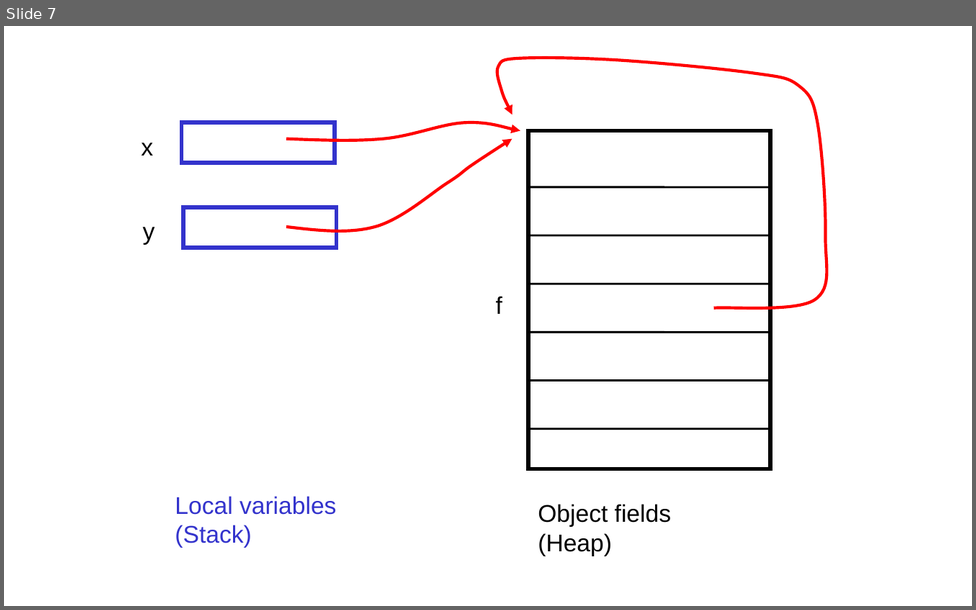
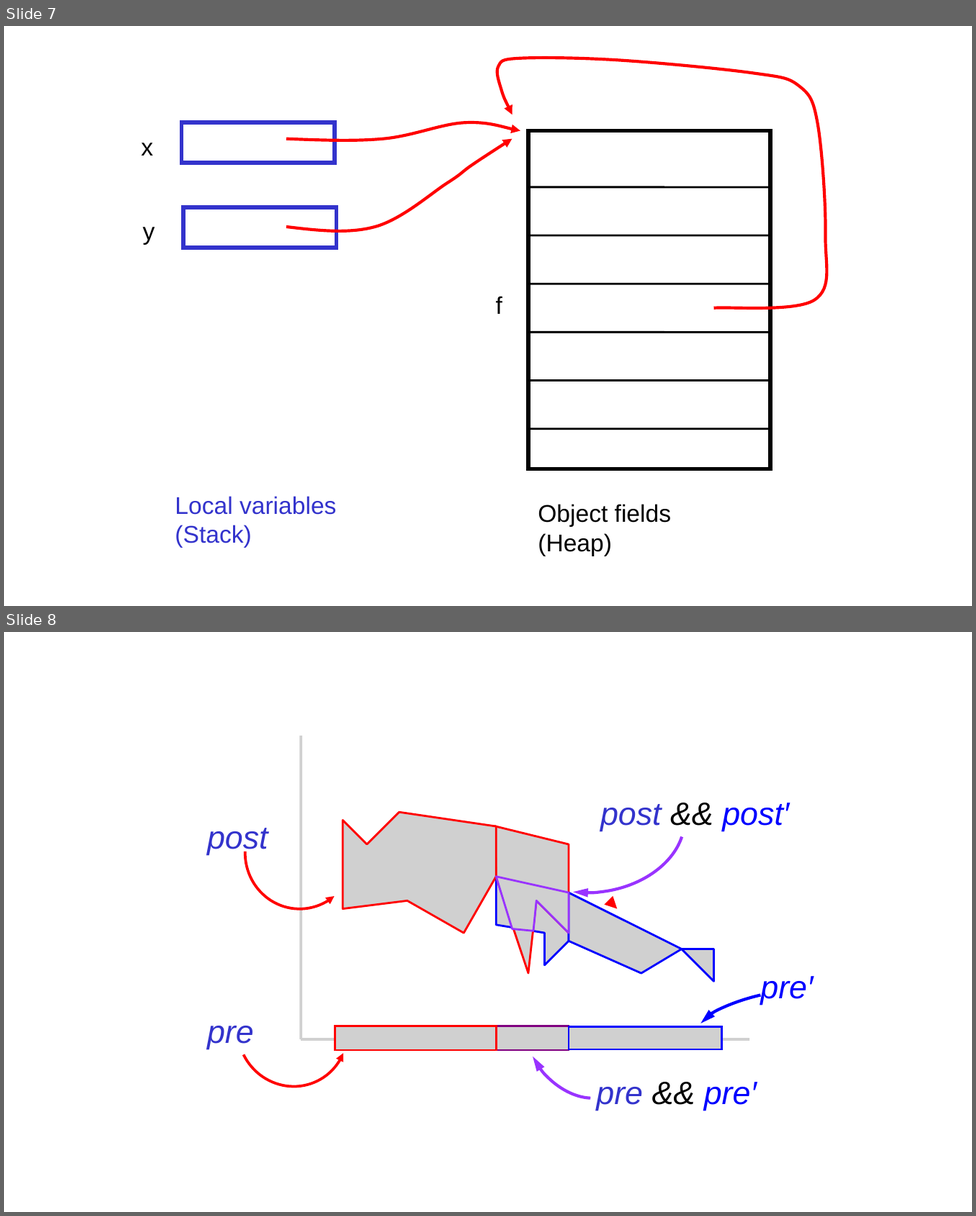
Before and after one commit to kiniry/Mobius, a slide deck: src/escjava/trunk/ESCTools/slides/CAV2007Tutorial/new-diagrams.ppt. Shown one above the other, each under a label of ours: slide 7 before the commit, slides 7 and 8 after it. The pictures are 976x610 and 976x1216 pixels, drawn with LibreOffice and Linux fonts; fonts in the diff are those of the drawing; grey boxes stand for pictures; background and template pictures are left out. Boxes give left, top, right and bottom in pixels: in the first picture for what was removed or moved away, otherwise in the second. Text is boxed around its words. In the diff, an @@ line names an element or a change of style, - is before the commit and + after.

```diff
--- a/src/escjava/trunk/ESCTools/slides/CAV2007Tutorial/new-diagrams.ppt
+++ b/src/escjava/trunk/ESCTools/slides/CAV2007Tutorial/new-diagrams.ppt
@@ slide 8 added at [4,632,972,1212], background #FFFFFF @@
@@ picture added at [299,736,302,1040] @@
@@ freeform shape added at [495,749,692,904], outline #9933FF 2.24 pt @@
@@ freeform shape added at [243,795,355,911], outline #FF0000 2.01 pt @@
@@ text added at [600,803,789,831], 24 pt, text #0000FF, italic @@
+post && post′
@@ picture added at [342,812,496,933] @@
@@ text added at [207,828,268,855], 24 pt, text #3333CC, italic @@
+post
@@ picture added at [494,826,568,973] @@
@@ picture added at [496,877,568,966] @@
@@ picture added at [496,877,568,933] @@
@@ picture added at [568,893,713,983] @@
@@ arrow added from (617, 908) to (617, 908), #FF0000 3 pt @@
@@ freeform shape added at [219,957,366,1106], outline #FF0000 2.01 pt @@
@@ text added at [760,976,813,1005], 24 pt, text #0000FF, italic @@
+pre′
@@ freeform shape added at [511,994,635,1116], outline #9933FF 2.24 pt @@
@@ freeform shape added at [697,983,805,1037], outline #0000FF 2.24 pt @@
@@ text added at [207,1026,254,1050], 24 pt, text #3333CC, italic @@
+pre
@@ picture added at [301,1038,750,1042] @@
@@ picture added at [335,1026,496,1050] @@
@@ picture added at [496,1026,568,1050] @@
@@ picture added at [568,1027,721,1050] @@
@@ text added at [596,1082,756,1111], 24 pt, text #0000FF, italic @@
+pre && pre′
```
Also in this commit, not shown: 1 other slide added, 7 other files.
